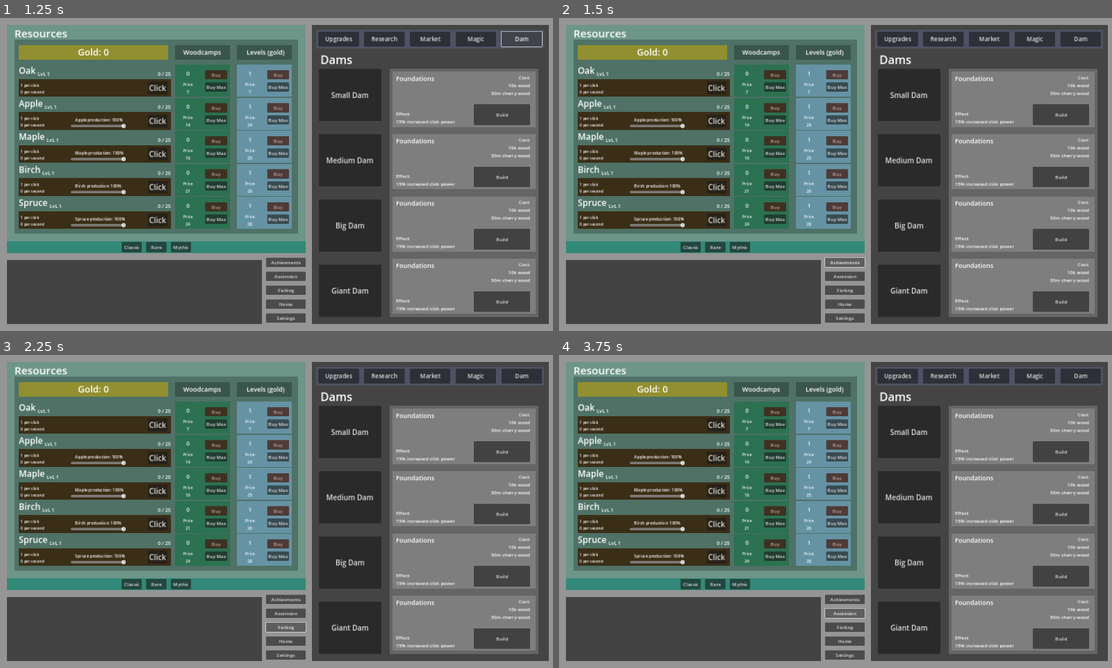
Above: before the commit, frames 1-4 (two rows, left to right).
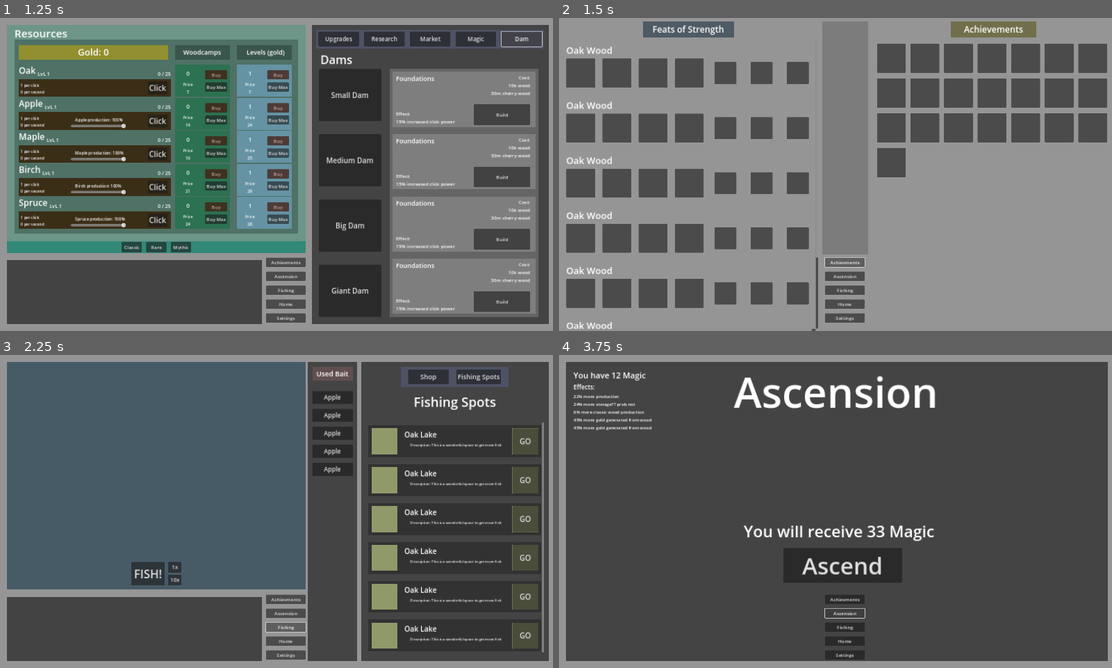
Above: after the commit, the same moments.

Repository: mdbernhards/BeaverIncremental
Game: Godot game, scene res://Scenes/game.tscn
Same seed, same stepped clock (60 frames per second), same inputs: the game is played once before the commit and once after it.
Inputs (mouse positions are in pixels of both pictures, inside the frame that each line leads up to):
- Up to frame 1 (1.25 s): click "Dam" at 0.5 s
- Up to frame 2 (1.5 s): click "Achievments" at 1.25 s
- Up to frame 3 (2.25 s): click "Fishing" at 2 s
- Up to frame 4 (3.75 s): click (890, 398) at 2.75 s, where only the run after the commit has a clickable "Apple"; click "Ascension" at 3.5 s

Frame 1 is identical in both runs. In frame 2, 72% of the frame differs, in the area x 1-100%, y 1-100%; in frame 3, 56%; in frame 4, 69%.
Error after the commit: Invalid access to property or key '0' on a base object of type 'Dictionary'. (res://singletons/CalculateValues.gd:83)

Commit message:
Upgrades, menus, achievements
Mapped buttons for in game screens
Added a bunch of missing upgrade effect calculations
Added a value that when called counts unlocked achievements

Diff:
--- /dev/null
+++ b/Scenes/game_main_screen.gd
@@ -0,0 +1,52 @@
+extends Control
+
+# Nodes
+var Gameplay
+var GameScreen
+var FishingScreen
+var AchievementsScreen
+var AscensionScreen
+var SettingsScreen
+
+func _ready() -> void:
+	setNodePaths()
+	Gameplay.visible = true
+	GameScreen.visible = true
+
+func _on_achievements_button_button_down() -> void:
+	HideAllScreens()
+	AchievementsScreen.visible = true
+
+func _on_ascension_button_button_down() -> void:
+	HideAllScreens()
+	AscensionScreen.visible = true
+
+func _on_fishing_button_button_down() -> void:
+	HideAllScreens()
+	Gameplay.visible = true
+	FishingScreen.visible = true
+
+func _on_home_button_button_down() -> void:
+	HideAllScreens()
+	Gameplay.visible = true
+	GameScreen.visible = true
+
+func _on_settings_button_button_down() -> void:
+	HideAllScreens()
+	SettingsScreen.visible = true
+
+func HideAllScreens():
+	Gameplay.visible = false
+	GameScreen.visible = false
+	FishingScreen.visible = false
+	AchievementsScreen.visible = false
+	AscensionScreen.visible = false
+	SettingsScreen.visible = false
+
+func setNodePaths():
+	Gameplay = $Gameplay
+	GameScreen = $Gameplay/GameScreen
+	FishingScreen = $Gameplay/FishingScreen
+	AchievementsScreen = $AchievementScreen
+	AscensionScreen = $AscensionScreen
+	SettingsScreen = $SettingsScreen
--- a/Scenes/game_main_screen.tscn
+++ b/Scenes/game_main_screen.tscn
@@ -1,5 +1,6 @@
-[gd_scene load_steps=6 format=3 uid="uid://dopio2pmdmjpx"]
+[gd_scene load_steps=7 format=3 uid="uid://dopio2pmdmjpx"]
 
+[ext_resource type="Script" path="res://Scenes/game_main_screen.gd" id="1_3ecd0"]
 [ext_resource type="PackedScene" uid="uid://bor0f34yh2ofm" path="res://Scenes/GameMainScreenScenes/game_screen.tscn" id="1_8477q"]
 [ext_resource type="PackedScene" uid="uid://dy25pvs37m84w" path="res://Scenes/GameMainScreenScenes/fishing_screen.tscn" id="2_17x50"]
 [ext_resource type="PackedScene" uid="uid://msehiccnr5t8" path="res://Scenes/GameMainScreenScenes/achievement_screen.tscn" id="2_kma5e"]
@@ -14,6 +15,7 @@
 grow_horizontal = 2
 grow_vertical = 2
 mouse_filter = 2
+script = ExtResource("1_3ecd0")
 
 [node name="BackgroundColor" type="ColorRect" parent="."]
 layout_mode = 1
@@ -96,7 +98,7 @@
 layout_mode = 1
 mouse_filter = 1
 
-[node name="Settings" parent="." instance=ExtResource("5_tqmh8")]
+[node name="SettingsScreen" parent="." instance=ExtResource("5_tqmh8")]
 visible = false
 layout_mode = 1
 
@@ -142,3 +144,9 @@
 [node name="SettingsButton" type="Button" parent="BackgroundButtons/MenuButtonsVBox"]
 layout_mode = 2
 text = "Settings"
+
+[connection signal="button_down" from="BackgroundButtons/MenuButtonsVBox/AchievementsButton" to="." method="_on_achievements_button_button_down"]
+[connection signal="button_down" from="BackgroundButtons/MenuButtonsVBox/AscensionButton" to="." method="_on_ascension_button_button_down"]
+[connection signal="button_down" from="BackgroundButtons/MenuButtonsVBox/FishingButton" to="." method="_on_fishing_button_button_down"]
+[connection signal="button_down" from="BackgroundButtons/MenuButtonsVBox/HomeButton" to="." method="_on_home_button_button_down"]
+[connection signal="button_down" from="BackgroundButtons/MenuButtonsVBox/SettingsButton" to="." method="_on_settings_button_button_down"]
--- a/singletons/CalculateValues.gd
+++ b/singletons/CalculateValues.gd
@@ -35,7 +35,7 @@
 		var levelEffect =  maxf(pow(1.01, level) * TempValues["Global"]["LevelEffectMultip"] * TempValues[woodType]["LevelEffectMultip"], 1)
 
 		ResourceValues[woodType]["PerClick"] = (TempValues[woodType]["Beavers"] + (TempValues["Global"]["AddLevelToBaseWoodClick"] * level)) * TempValues[woodType]["BeaverUpgrades"] * TempValues[woodType]["BeaverMultip"] * TempValues["Global"]["BeaverMultip"] * levelEffect
-		ResourceValues[woodType]["PerSecondIncrease"] = pow(woodCa …(158 unchanged characters)… alues["Global"]["WpsPow"]) * levelEffect
+		ResourceValues[woodType]["PerSecondIncrease"] = pow(woodCa …(158 unchanged characters)… alues["Global"]["WpsPow"]) * levelEffect * TempValues["Global"]["ProductionUpgradeMultip"]
 		ResourceValues[woodType]["Storage"] = TempValues[woodType]["BaseStorage"] * TempValues[woodType]["StorageMultip"] * T …(227 unchanged characters)…
 		ResourceValues[woodType]["SoldFor"] = (TempValues[woodType]["BaseWoodPrice"] + TempValues[woodType]["BotBaseSell"]) * TempValues[woodType]["BotSellMultip"] * TempValues[woodType]["WoodPriceMultip"] * TempValues["Global"]["WoodPriceMultip"] * levelEffect # Fix this
 		ResourceValues[woodType]["UpgradePriceMultip"] = TempValues["Global"]["UpgradePriceMultip"] * TempValues[woodType]["UpgradePriceMultip"] / levelEffect
@@ -77,6 +77,13 @@
 
 func CalculateRealAfterValues():
 	for woodType in WoodTypes:
+		ResourceValues[woodType]["PerSecondIncrease"] *= TempValues[woodType]["WpcToWpsMultip"]
+
+		if woodType != "Oak":
+			ResourceValues[woodType]["PerSecondIncrease"] += (1 - TempValues[woodType]["LowerWpsAddMultip"]) * ResourceValues[WoodTypes.find(woodType) - 1]["PerSecondIncrease"]
+		TempValues[woodType]["LowerWpsAddMultip"]
+
+	for woodType in WoodTypes:
 		var woodCamps = SaveData.Resources[woodType]["Woodcamps"]
 		var level = SaveData.Resources[woodType]["Level"]
 
@@ -85,6 +92,7 @@
 			var nextWoodProduction = Values.ResourceValues[nextWoodType]["PerSecondIncrease"]
 
 			ResourceValues[woodType]["PerSecondLoss"] = nextWoodProduction * 2 * TempValues["Global"]["WcCostsMultip"] * TempValues[woodType]["WpsCostMultip"]
+
 
 func ApplyUpgrades():
 	for woodType in WoodTypes:
@@ -319,6 +327,7 @@
 	var upgradeLevel = SaveData.Upgrades[woodType][upgradeId]["Level"]
 	var woodCamps = SaveData.Resources[woodType]["Woodcamps"]
 	var level = SaveData.Resources[woodType]["Level"]
+	var achievementCount = SaveData.GeneralInfo["AchievementCount"]
 
 	if upgradeLevel == 0:
 		return
@@ -351,7 +360,7 @@
 				"12":
 					TempValues[woodType]["StorageMultip"] *= pow(pow(1.0018, level), upgradeLevel)
 				"13":
-					print("param3 is 3!") #fix: doesn't make sense for the first wood to lower production costs, right?
+					TempValues[woodType]["WpcToWpsMultip"] *= pow(1.01, upgradeLevel)
 				"14":
 					TempValues[woodType]["BaseWoodPrice"] += upgradeLevel * 0.1
 				"15":
@@ -359,7 +368,7 @@
 				"16":
 					TempValues[woodType]["StorageMultip"] *= upgradeLevel + 1
 				"17":
-					print("param3 is 3!") #replace this or 11
+					TempValues[woodType]["BotPriceMultip"] *= pow(1 - 0.022, upgradeLevel)
 				"18":
 					TempValues["Fish"]["PriceMultip"] *= pow(1.02, upgradeLevel)
 		"Apple":
@@ -387,8 +396,7 @@
 				"11":
 					TempValues[woodType]["BaseWoodPrice"] += upgradeLevel
 				"12":
-					pass
-					# TempValues[woodType]["wpsMultip"] *= maxf(upgradeLevel * 1.02 * level, 1) idk about this one need to calculate after? myb after signal after last calc
+					TempValues[woodType]["LowerWpsAddMultip"] *= pow(1.02, upgradeLevel)
 				"13":
 					TempValues[woodType]["LevelPriceMultip"] *= pow(1 - 0.006, upgradeLevel)
 				"14":
@@ -412,7 +420,7 @@
 				"4":
 					TempValues[woodType]["WcPriceMultip"] *= pow(1 - 0.01, upgradeLevel)
 				"5":
-					pass # prob change
+					TempValues[woodType]["WcPriceMultip"] *= pow(pow(1 - 0.002, upgradeLevel), achievementCount)
 				"6":
 					TempValues[woodType]["WcStorageMultip"] *= pow(1.075, upgradeLevel)
 				"7":
@@ -426,13 +434,13 @@
 				"11":
 					TempValues[woodType]["BotSellMultip"] *= pow(1.04, upgradeLevel)
 				"12":
-					pass # idk about this one cheff
+					TempValues[woodType]["WpcToWpsMultip"] *= pow(1.011, upgradeLevel)
 				"13":
 					TempValues["Fish"]["BaitPriceMultip"] *= pow(1 - 0.04, upgradeLevel)
 				"14":
 					TempValues[woodType]["WoodPriceMultip"] *= pow(1.05, upgradeLevel)
 				"15":
-					pass #i don't think this makes sense
+					pass # i don't think this makes sense / no fishes yet
 				"16":
 					TempValues[woodType]["BeaverUpgrades"] += upgradeLevel
 				"17":
@@ -450,7 +458,7 @@
 				"4":
 					TempValues[woodType]["StorageMultip"] *= upgradeLevel + 1
 				"5":
-					pass # think about this more with more perspective
+					pass # think about this more with more perspective / prob new upgrade :/
 				"6":
 					TempValues[woodType]["WpsMultip"] *= pow(pow(1.04, level), upgradeLevel)
 				"7":
@@ -470,7 +478,7 @@
 				"14":
 					TempValues[woodType]["BotBaseSell"] += upgradeLevel * 20
 				"15":
-					pass #i don't think this makes sense
+					pass #i don't think this makes sense / prob new upgrade :/
 				"16":
 					TempValues[woodType]["WoodPriceMultip"] *= pow(1.04, upgradeLevel)
 				"17":
@@ -502,7 +510,7 @@
 				"11":
 					TempValues[woodType]["WcEffectMultip"] *= pow(1.01, upgradeLevel)
 				"12":
-					pass #storage fish
+					pass #storage fish / prob new upgrade :/
 				"13":
 					TempValues[woodType]["LevelEffectMultip"] *= pow(1.03, upgradeLevel)
 				"14":
@@ -528,7 +536,7 @@
 				"5":
 					TempValues[woodType]["WpsMultip"] *= pow(pow(1.02, level), upgradeLevel)
 				"6":
-					pass #idk
+					pass #idk / prob new upgrade :/
 				"7":
 					TempValues[woodType]["WcEffectMultip"] *= pow(1.02, upgradeLevel)
 				"8":
@@ -536,19 +544,19 @@
 				"9":
 					TempValues["Fish"]["MoreFishMultip"] *= pow(1.0035, upgradeLevel)
 				"10":
-					pass #idk
-				"11":
-					pass #idk
+					TempValues[woodType]["LowerWpsAddMultip"] *= pow(1.01, upgradeLevel)
+				"11":
+					pass #idk / prob new upgrade :/
 				"12":
 					TempValues["Fish"]["LongerFishMultip"] *= pow(1.003, upgradeLevel)
 				"13":
-					pass # same as 7 change
+					TempValues[woodType]["WpcToWpsMultip"] *= pow(1.02, upgradeLevel)
 				"14":
 					TempValues[woodType]["BotSellMultip"] *= pow(1.003, upgradeLevel)
 				"15":
-					pass # idk yet
-				"16":
-					pass # idk yet
+					pass # idk yet / prob new upgrade :/
+				"16":
+					pass # idk yet / prob new upgrade :/
 				"17":
 					TempValues[woodType]["BeaverMultip"] *= pow(pow(1.045, woodCamps), upgradeLevel)
 				"18":
@@ -564,7 +572,7 @@
 				"4":
 					TempValues["Research"]["Time"] *= pow(1 - 0.002, upgradeLevel)
 				"5":
-					pass #idk
+					TempValues["Global"]["ProductionUpgradeMultip"] *= pow(1.003, upgradeLevel)
 				"6":
 					TempValues[woodType]["LevelPriceMultip"] *= pow(1 - 0.004, upgradeLevel)
 				"7":
@@ -574,21 +582,21 @@
 				"9":
 					TempValues["Magic"]["AscendingMultip"] *= pow(1.04, upgradeLevel)
 				"10":
-					pass #idk
+					TempValues[woodType]["WcEffectMultip"] *= pow(1.015, upgradeLevel)
 				"11":
 					TempValues[woodType]["WpsMultip"] *= pow(pow(1.002, level), upgradeLevel)
 				"12":
 					TempValues["Dam"]["GoldGainMultip"] *= pow(1.006, upgradeLevel)
 				"13":
-					pass # idk
+					TempValues[woodType]["WpsMultip"] *= pow(pow(1.0009, upgradeLevel), achievementCount)
 				"14":
 					TempValues[woodType]["BaseWoodPrice"] += upgradeLevel * 50
 				"15":
 					TempValues["Fish"]["FishEffectMultip"] *= pow(1.0009, upgradeLevel)
 				"16":
-					pass # idk global?
-				"17":
-					pass # idk
+					TempValues["Global"]["BeaverMultip"] *= pow(1.0015, upgradeLevel)
+				"17":
+					pass # same as 13
 				"18":
 					TempValues[woodType]["BeaverMultip"] *= pow(pow(1.002, woodCamps), upgradeLevel)
 		"Ash":
@@ -646,13 +654,13 @@
 				"7":
 					TempValues[woodType]["WpsCostMultip"] *= pow(1 - 0.02, upgradeLevel)
 				"8":
-					pass # think
-				"9":
-					pass # think for real
-				"10":
-					pass # idk
-				"11":
-					pass # idk
+					pass # think / change
+				"9":
+					TempValues["Fish"]["BetterFishMultip"] *= pow(1.01, upgradeLevel)
+				"10":
+					TempValues[woodType]["WpsMultip"] *= pow(pow(1.0011, upgradeLevel), achievementCount)
+				"11":
+					pass # think / change
 				"12":
 					TempValues[woodType]["BotPriceMultip"] *= pow(1 - 0.022, upgradeLevel)
 				"13":
@@ -660,11 +668,11 @@
 				"14":
 					TempValues[woodType]["BeaverMultip"] *= pow(pow(1.015, woodCamps), upgradeLevel)
 				"15":
-					pass # idk
+					TempValues[woodType]["StorageMultip"] *= pow(1.18, upgradeLevel)
 				"16":
 					TempValues["Magic"]["Multip"] *= pow(1.10, upgradeLevel)
 				"17":
-					pass # idk
+					TempValues[woodType]["WpcToWpsMultip"] *= pow(1.015, upgradeLevel)
 				"18":
 					TempValues["Dam"]["Multip"] *= pow(1.002, upgradeLevel)
 		"Mahogany":
@@ -690,21 +698,21 @@
 				"10":
 					TempValues[woodType]["StorageMultip"] *= pow(1.06, upgradeLevel)
 				"11":
+					TempValues[woodType]["WpsMultip"] *= pow(pow(1.0018, upgradeLevel), achievementCount)
+				"12":
+					TempValues[woodType]["BotSellMultip"] *= pow(1.004, upgradeLevel)
+				"13":
+					Unlocks.Unlocks["Fishing"]["Bait"]["WoodBait"] = true
+				"14":
+					TempValues[woodType]["LevelPriceMultip"] *= pow(1 - 0.005, upgradeLevel)
+				"15":
 					pass # idk
-				"12":
-					TempValues[woodType]["BotSellMultip"] *= pow(1.004, upgradeLevel)
-				"13":
-					Unlocks.Unlocks["Fishing"]["Bait"]["WoodBait"] = true
-				"14":
-					TempValues[woodType]["LevelPriceMultip"] *= pow(1 - 0.005, upgradeLevel)
-				"15":
-					pass # Same as Nr 18
 				"16":
 					TempValues[woodType]["BaitMultip"] *= pow(1.005, upgradeLevel)
 				"17":
 					TempValues[woodType]["BeaverUpgrades"] += upgradeLevel
 				"18":
-					pass # IDK
+					TempValues["Dam"]["WoodGainMultip"] *= pow(1.01, upgradeLevel)
 		"Ebony":
 			match upgradeId:
 				"1":
@@ -714,11 +722,11 @@
 				"3":
 					TempValues[woodType]["WpsPerWc"] += upgradeLevel * 11
 				"4":
-					pass # IDK
+					TempValues["Global"]["BotPriceMultip"] *= pow(pow(1 - 0.0005, upgradeLevel), achievementCount)
 				"5":
 					TempValues[woodType]["StorageMultip"] *= upgradeLevel + 1
 				"6":
-					pass # IDK
+					pass # IDK change
 				"7":
 					TempValues[woodType]["BeaverMultip"] *= pow(pow(1.03, level), upgradeLevel)
 				"8":
@@ -728,7 +736,7 @@
 				"10":
 					TempValues[woodType]["BeaverMultip"] *= pow(1.06, upgradeLevel)
 				"11":
-					pass # Same as 8?
+					pass # idk
 				"12":
 					TempValues[woodType]["WoodPriceMultip"] *= pow(1.03, upgradeLevel)
 				"13":
@@ -758,29 +766,29 @@
 				"6":
 					TempValues[woodType]["BeaverMultip"] *= pow(1.05, upgradeLevel)
 				"7":
+					pass # IDK change
+				"8":
+					TempValues[woodType]["WpcToWpsMultip"] *= pow(1.033, upgradeLevel)
+				"9":
+					Unlocks.Unlocks["Fishing"]["Spot"]["WoodyLake"] = true
+				"10":
+					TempValues["Gold"]["UpgradeEffect"] *= pow(1.002, upgradeLevel)
+				"11":
+					TempValues[woodType]["LevelPriceMultip"] *= pow(1 - 0.002, upgradeLevel)
+				"12":
+					TempValues[woodType]["WcPriceMultip"] *= pow(pow(1 - 0.0007, upgradeLevel), achievementCount)
+				"13":
 					pass # IDK
-				"8":
-					pass # IDK
-				"9":
-					Unlocks.Unlocks["Fishing"]["Spot"]["WoodyLake"] = true
-				"10":
-					TempValues["Gold"]["UpgradeEffect"] *= pow(1.002, upgradeLevel)
-				"11":
-					TempValues[woodType]["LevelPriceMultip"] *= pow(1 - 0.002, upgradeLevel)
-				"12":
-					pass # IDK
-				"13":
-					pass # IDK
 				"14":
 					TempValues["Fish"]["MoreFishMultip"] *= pow(1.005, upgradeLevel)
 				"15":
 					TempValues[woodType]["BeaverUpgrades"] += upgradeLevel
 				"16":
-					pass # IDK
-				"17":
-					pass # Same as 5
-				"18":
-					pass # IDK
+					TempValues[woodType]["LowerWpsAddMultip"] *= pow(1.03, upgradeLevel)
+				"17":
+					TempValues[woodType]["BeaverMultip"] *= pow(pow(1.002, upgradeLevel), achievementCount)
+				"18":
+					pass # IDK change
 		"Rosewood":
 			match upgradeId:
 				"1":
@@ -837,7 +845,7 @@
 				"7":
 					TempValues[woodType]["StorageMultip"] *= pow(pow(1.0019, level), upgradeLevel)
 				"8":
-					pass # IDK
+					TempValues[woodType]["WpcToWpsMultip"] *= pow(1.03, upgradeLevel)
 				"9":
 					TempValues[woodType]["BotPriceMultip"] *= pow(1 - 0.023, upgradeLevel)
 				"10":
@@ -847,13 +855,13 @@
 				"12":
 					TempValues["Fish"]["BetterFishMultip"] *= pow(1.013, upgradeLevel)
 				"13":
-					pass # IDK
+					pass # IDK change
 				"14":
 					TempValues[woodType]["BotBaseSell"] += upgradeLevel * 5
 				"15":
 					TempValues[woodType]["WcPriceMultip"] *= pow(1 - 0.03, upgradeLevel)
 				"16":
-					pass # IDK
+					pass # IDK change
 				"17":
 					TempValues["Fish"]["PriceMultip"] *= pow(1.01, upgradeLevel)
 				"18":
@@ -867,9 +875,9 @@
 				"3":
 					TempValues[woodType]["WpsPerWc"] += upgradeLevel * 15
 				"4":
-					pass # IDK
-				"5":
-					pass # IDK
+					pass # change
+				"5":
+					pass # change
 				"6":
 					TempValues["Dam"]["GoldGainMultip"] *= pow(1.004, upgradeLevel)
 				"7":
@@ -881,13 +889,13 @@
 				"10":
 					TempValues["Magic"]["EffectMultip"] *= pow(1.007, upgradeLevel)
 				"11":
-					pass # IDK
-				"12":
-					pass # IDK
+					pass # change
+				"12":
+					pass # change
 				"13":
 					TempValues[woodType]["LevelEffectMultip"] *= pow(1.06, upgradeLevel)
 				"14":
-					pass # IDK
+					pass # change
 				"15":
 					TempValues[woodType]["BeaverUpgrades"] += upgradeLevel
 				"16":
@@ -913,6 +921,7 @@
 		"AddLevelToBaseWoodClick" : 0, # 100%
 		"BotPriceMultip" : 1, # 100%
 		"BotEffectMultip" : 1, # 100%
+		"ProductionUpgradeMultip" : 1, # 100%
 	},
 	"Fish" : {
 		"PriceMultip" : 1, # 100%
@@ -968,6 +977,8 @@
 		"BotSellMultip" : 1,
 		"BaseWoodPrice" : 1,
 		"WoodPriceMultip" : 1,
+		"WpcToWpsMultip" : 1,
+		"LowerWpsAddMultip" : 1, # 100%
 	},
 	"Apple" : {
 		"Beavers" : 1, # beavers
@@ -991,6 +1002,8 @@
 		"BotSellMultip" : 1,
 		"BaseWoodPrice" : 1,
 		"WoodPriceMultip" : 1,
+		"WpcToWpsMultip" : 1,
+		"LowerWpsAddMultip" : 1, # 100%
 	},
 	"Maple" : {
 		"Beavers" : 1, # beavers
@@ -1014,6 +1027,8 @@
 		"BotSellMultip" : 1,
 		"BaseWoodPrice" : 1,
 		"WoodPriceMultip" : 1,
+		"WpcToWpsMultip" : 1,
+		"LowerWpsAddMultip" : 1, # 100%
 	},
 	"Birch" : {
 		"Beavers" : 1, # beavers
@@ -1037,6 +1052,8 @@
 		"BotSellMultip" : 1,
 		"BaseWoodPrice" : 1,
 		"WoodPriceMultip" : 1,
+		"WpcToWpsMultip" : 1,
+		"LowerWpsAddMultip" : 1, # 100%
 	},
 	"Spruce" : {
 		"Beavers" : 1, # beavers
@@ -1060,6 +1077,8 @@
 		"BotSellMultip" : 1,
 		"BaseWoodPrice" : 1,
 		"WoodPriceMultip" : 1,
+		"WpcToWpsMultip" : 1,
+		"LowerWpsAddMultip" : 1, # 100%
 	},
 	"Chestnut" : {
 		"Beavers" : 1, # beavers
@@ -1083,6 +1102,8 @@
 		"BotSellMultip" : 1,
 		"BaseWoodPrice" : 1,
 		"WoodPriceMultip" : 1,
+		"WpcToWpsMultip" : 1,
+		"LowerWpsAddMultip" : 1, # 100%
 	},
 	"Cherry" : {
 		"Beavers" : 1, # beavers
@@ -1106,6 +1127,8 @@
 		"BotSellMultip" : 1,
 		"BaseWoodPrice" : 1,
 		"WoodPriceMultip" : 1,
+		"WpcToWpsMultip" : 1,
+		"LowerWpsAddMultip" : 1, # 100%
 	},
 	"Ash" : {
 		"Beavers" : 1, # beavers
@@ -1129,6 +1152,8 @@
 		"BotSellMultip" : 1,
 		"BaseWoodPrice" : 1,
 		"WoodPriceMultip" : 1,
+		"WpcToWpsMultip" : 1,
+		"LowerWpsAddMultip" : 1, # 100%
 	},
 	"Cedar" : {
 		"Beavers" : 1, # beavers
@@ -1152,6 +1177,8 @@
 		"BotSellMultip" : 1,
 		"BaseWoodPrice" : 1,
 		"WoodPriceMultip" : 1,
+		"WpcToWpsMultip" : 1,
+		"LowerWpsAddMultip" : 1, # 100%
 	},
 	"Mahogany" : {
 		"Beavers" : 1, # beavers
@@ -1175,6 +1202,8 @@
 		"BotSellMultip" : 1,
 		"BaseWoodPrice" : 1,
 		"WoodPriceMultip" : 1,
+		"WpcToWpsMultip" : 1,
+		"LowerWpsAddMultip" : 1, # 100%
 	},
 	"Ebony" : {
 		"Beavers" : 1, # beavers
@@ -1198,6 +1227,8 @@
 		"BotSellMultip" : 1,
 		"BaseWoodPrice" : 1,
 		"WoodPriceMultip" : 1,
+		"WpcToWpsMultip" : 1,
+		"LowerWpsAddMultip" : 1, # 100%
 	},
 	"Dogwood" : {
 		"Beavers" : 1, # beavers
@@ -1221,6 +1252,8 @@
 		"BotSellMultip" : 1,
 		"BaseWoodPrice" : 1,
 		"WoodPriceMultip" : 1,
+		"WpcToWpsMultip" : 1,
+		"LowerWpsAddMultip" : 1, # 100%
 	},
 	"Rosewood" : {
 		"Beavers" : 1, # beavers
@@ -1244,6 +1277,8 @@
 		"BotSellMultip" : 1,
 		"BaseWoodPrice" : 1,
 		"WoodPriceMultip" : 1,
+		"WpcToWpsMultip" : 1,
+		"LowerWpsAddMultip" : 1, # 100%
 	},
 	"Ghost Gum" : {
 		"Beavers" : 1, # beavers
@@ -1267,6 +1302,8 @@
 		"BotSellMultip" : 1,
 		"BaseWoodPrice" : 1,
 		"WoodPriceMultip" : 1,
+		"WpcToWpsMultip" : 1,
+		"LowerWpsAddMultip" : 1, # 100%
 	},
 	"Dragonwood" : {
 		"Beavers" : 1, # beavers
@@ -1290,5 +1327,7 @@
 		"BotSellMultip" : 1,
 		"BaseWoodPrice" : 1,
 		"WoodPriceMultip" : 1,
+		"WpcToWpsMultip" : 1,
+		"LowerWpsAddMultip" : 1, # 100%
 	},
 }
--- a/singletons/SaveData.gd
+++ b/singletons/SaveData.gd
@@ -1188,4 +1188,14 @@
 	"LastTimeSaved" : true,
 	"MasterVolume" : false,
 	"MusicVolume" : false,
+	"AchievementCount" : countAchivements(),
 }
+
+func countAchivements():
+	var achievementCount = 0
+
+	for achievementId in UnlockedAchievements:
+		if UnlockedAchievements[achievementId]:
+			achievementCount += 1
+
+	return achievementCount
--- /dev/null
+++ b/singletons/constantData/Achievements.gd
@@ -0,0 +1,87 @@
+extends Node
+
+var Achievements = {
+	"1" : {
+		"Name" : "First",
+		"Description" : "First",
+	},
+	"2" : {
+		"Name" : "First",
+		"Description" : "First",
+	},
+	"3" : {
+		"Name" : "First",
+		"Description" : "First",
+	},
+	"4" : {
+		"Name" : "First",
+		"Description" : "First",
+	},
+	"5" : {
+		"Name" : "First",
+		"Description" : "First",
+	},
+	"6" : {
+		"Name" : "First",
+		"Description" : "First",
+	},
+	"7" : {
+		"Name" : "First",
+		"Description" : "First",
+	},
+	"8" : {
+		"Name" : "First",
+		"Description" : "First",
+	},
+	"9" : {
+		"Name" : "First",
+		"Description" : "First",
+	},
+	"10" : {
+		"Name" : "First",
+		"Description" : "First",
+	},
+}
+
+var FeatsOfStrength = {
+	"1" : {
+		"Name" : "First",
+		"Description" : "First",
+	},
+	"2" : {
+		"Name" : "First",
+		"Description" : "First",
+	},
+	"3" : {
+		"Name" : "First",
+		"Description" : "First",
+	},
+	"4" : {
+		"Name" : "First",
+		"Description" : "First",
+	},
+	"5" : {
+		"Name" : "First",
+		"Description" : "First",
+	},
+	"6" : {
+		"Name" : "First",
+		"Description" : "First",
+	},
+	"7" : {
+		"Name" : "First",
+		"Description" : "First",
+	},
+	"8" : {
+		"Name" : "First",
+		"Description" : "First",
+	},
+	"9" : {
+		"Name" : "First",
+		"Description" : "First",
+	},
+	"10" : {
+		"Name" : "First",
+		"Description" : "First",
+	},
+}
--- a/singletons/constantData/Upgrades.gd
+++ b/singletons/constantData/Upgrades.gd
@@ -63,7 +63,7 @@
 			"OtherText" : "",
 		},
 		"13" :  {
-			"Name" : "Cheaper per achiv",
+			"Name" : "WPC add 1% to WPS",
 			"Description" : "",
 			"OtherText" : "",
 		},
@@ -150,7 +150,7 @@
 			"OtherText" : "",
 		},
 		"12" :  {
-			"Name" : "2% of lower WPS",
+			"Name" : "2% of Oak Production",
 			"Description" : "",
 			"OtherText" : "",
 		},
@@ -207,7 +207,7 @@
 			"OtherText" : "",
 		},
 		"5" :  {
-			"Name" : "WPC add 1% wps",
+			"Name" : "per achiv -0.2% WC price",
 			"Description" : "",
 			"OtherText" : "",
 		},
@@ -523,7 +523,7 @@
 			"OtherText" : "",
 		},
 		"13" :  {
-			"Name" : "all WC effects 1.5%",
+			"Name" : "WPC add 2% wps",
 			"Description" : "",
 			"OtherText" : "",
 		},
@@ -575,7 +575,7 @@
 			"OtherText" : "",
 		},
 		"5" :  {
-			"Name" : "All production upgrades 0.3% effect",
+			"Name" : "All production +0.3%",
 			"Description" : "",
 			"OtherText" : "",
 		},
@@ -600,7 +600,7 @@
 			"OtherText" : "",
 		},
 		"10" :  {
-			"Name" : "wood per click add 2% wps",
+			"Name" : "All WC effects 1.5%",
 			"Description" : "",
 			"OtherText" : "",
 		},
@@ -615,7 +615,7 @@
 			"OtherText" : "",
 		},
 		"13" :  {
-			"Name" : "amount of achivements",
+			"Name" : "0.09% wps per achievement",
 			"Description" : "",
 			"OtherText" : "",
 		},
@@ -809,7 +809,7 @@
 			"OtherText" : "",
 		},
 		"15" :  {
-			"Name" : "market fish upgrade 1.4%",
+			"Name" : "increase storage by 18%",
 			"Description" : "",
 			"OtherText" : "",
 		},
@@ -901,7 +901,7 @@
 			"OtherText" : "",
 		},
 		"15" :  {
-			"Name" : "increase storage by 18%",
+			"Name" : "market fish upgrade 1.4%",
 			"Description" : "",
 			"OtherText" : "",
 		},
@@ -916,7 +916,7 @@
 			"OtherText" : "",
 		},
 		"18" :  {
-			"Name" : "lvl effect per achivem. 0.02%",
+			"Name" : "each dam 1% wood gain",
 			"Description" : "",
 			"OtherText" : "",
 		},
@@ -973,7 +973,7 @@
 			"OtherText" : "",
 		},
 		"11" :  {
-			"Name" : "each dam 1% wood gain",
+			"Name" : "lvl effect per achivem. 0.02%",
 			"Description" : "",
 			"OtherText" : "",
 		},
@@ -1095,7 +1095,7 @@
 			"OtherText" : "",
 		},
 		"17" :  {
-			"Name" : "bots sell better price 0.2%",
+			"Name" : "Wpc 0.2% per achievement",
 			"Description" : "",
 			"OtherText" : "",
 		},
@@ -1127,7 +1127,7 @@
 			"OtherText" : "",
 		},
 		"5" :  {
-			"Name" : "wood per click add 3% wps",
+			"Name" : "bots sell better price 0.2%",
 			"Description" : "",
 			"OtherText" : "",
 		},
@@ -1234,7 +1234,7 @@
 			"OtherText" : "",
 		},
 		"8" :  {
-			"Name" : "amount of achivements",
+			"Name" : "WPC add 3% WPS",
 			"Description" : "",
 			"OtherText" : "",
 		},
Not shown, changed: Beavers incremental mega sheet.xlsx
